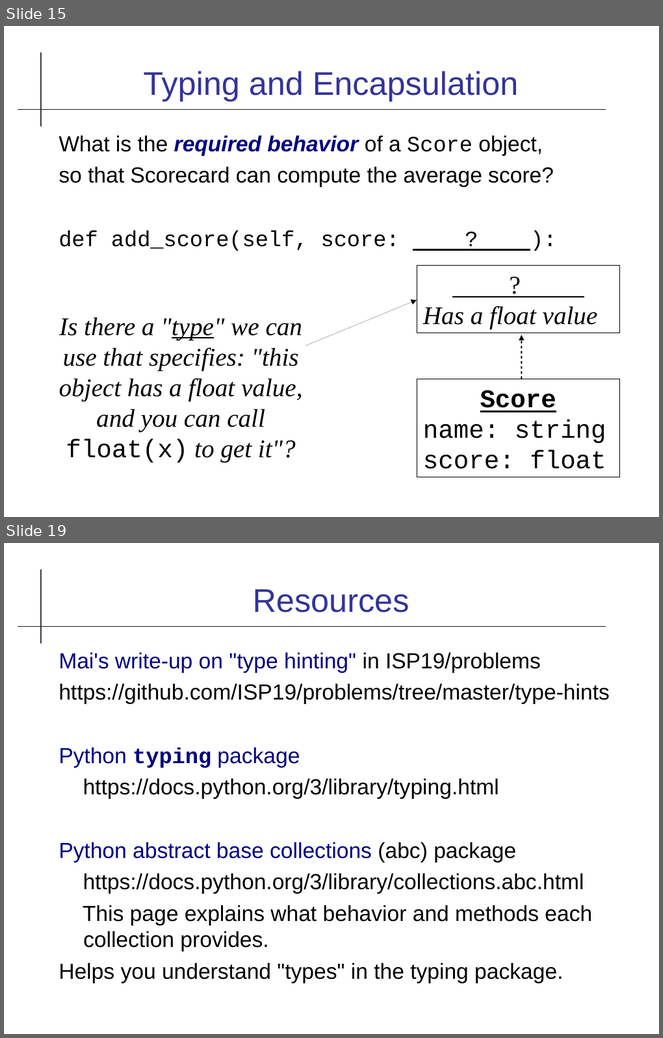
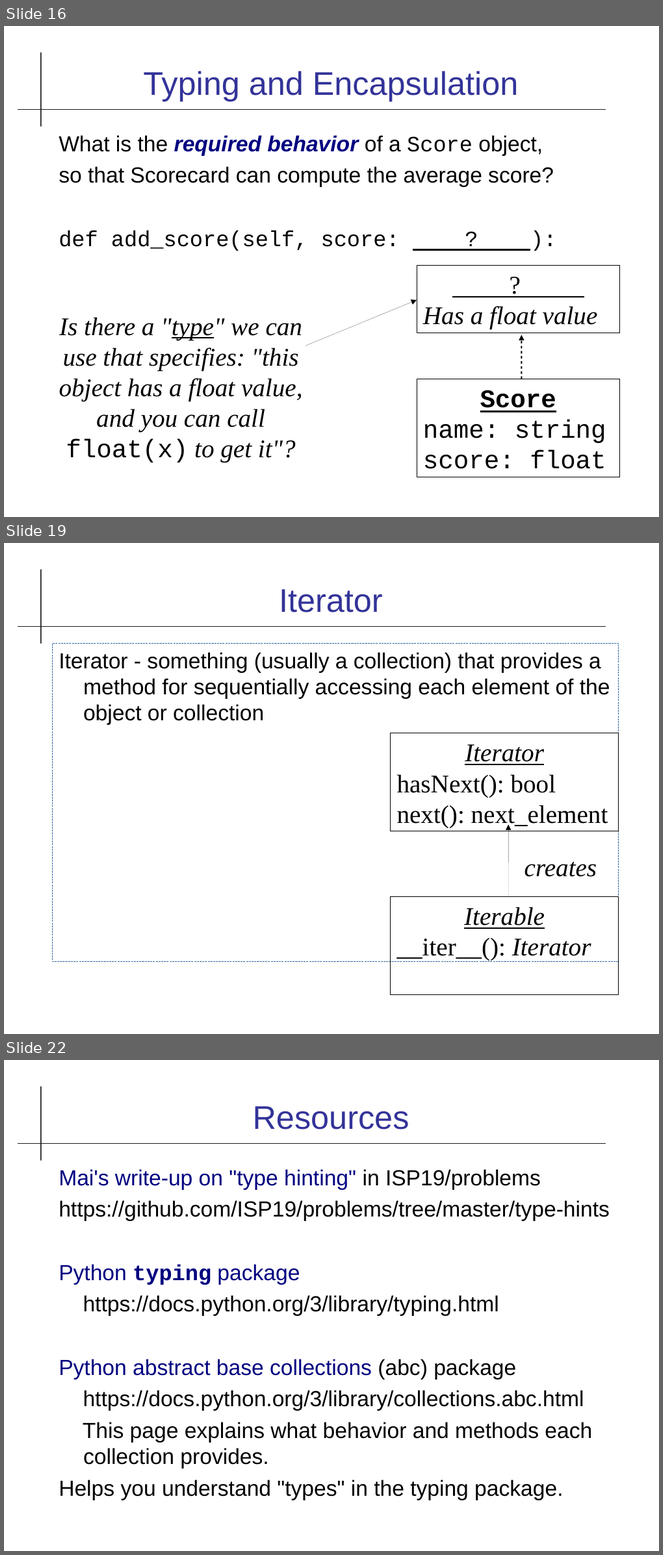
Before and after one commit to cpske/ISP, a slide deck: code-quality/Type-Checking.odp. Shown one above the other, each under a label of ours: slides 15 and 19 before the commit, slides 16, 19 and 22 after it; the slides between them are not shown. The pictures are 663x1038 and 663x1555 pixels, drawn with LibreOffice and Linux fonts; fonts in the diff are those of the drawing. Boxes give left, top, right and bottom in pixels: in the first picture for what was removed or moved away, otherwise in the second. Text is boxed around its words. In the diff, an @@ line names an element or a change of style, - is before the commit and + after.

```diff
--- a/code-quality/Type-Checking.odp
+++ b/code-quality/Type-Checking.odp
@@ slide 19 added at (4,543,659,1034), background #FFFFFF; not listed: 2 template elements that a slide beside it also shows @@
@@ title added at (279,589,382,613), 36 pt, text #333399 @@
+Iterator
@@ text added at (53,643,619,962), outline #3465A4 0 pt, 24 pt, text #000000 @@
+Iterator - something (usually a collection) that provides a method for sequentially accessing each element of the object or collection
@@ rectangle added at (391,733,619,832), outline #000000 0 pt, 28 pt, text #000000 @@
+Iterator
+hasNext(): bool
+next(): next_element
@@ arrow added from (508, 897) to (508, 824), #000000 0 pt @@
@@ text added at (525,862,597,877), 28 pt, text #000000, italic @@
+creates
@@ rectangle added at (391,897,619,995), outline #000000 0 pt, 28 pt, text #000000, italic @@
+Iterable
+__iter__(): Iterator
@@ what was slide 15 is now slide 16 @@
@@ what was slide 19 is now slide 22 @@
```
Also in this commit, not shown: 4 slides changed, 2 other slides added, 1 other file.
